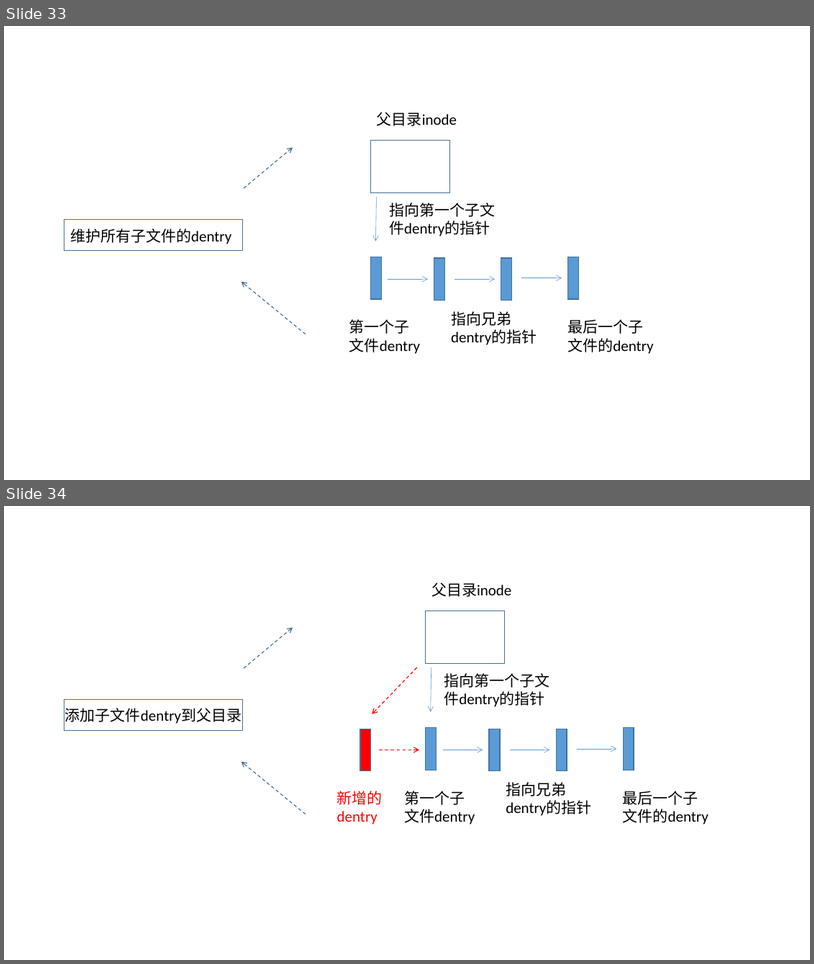
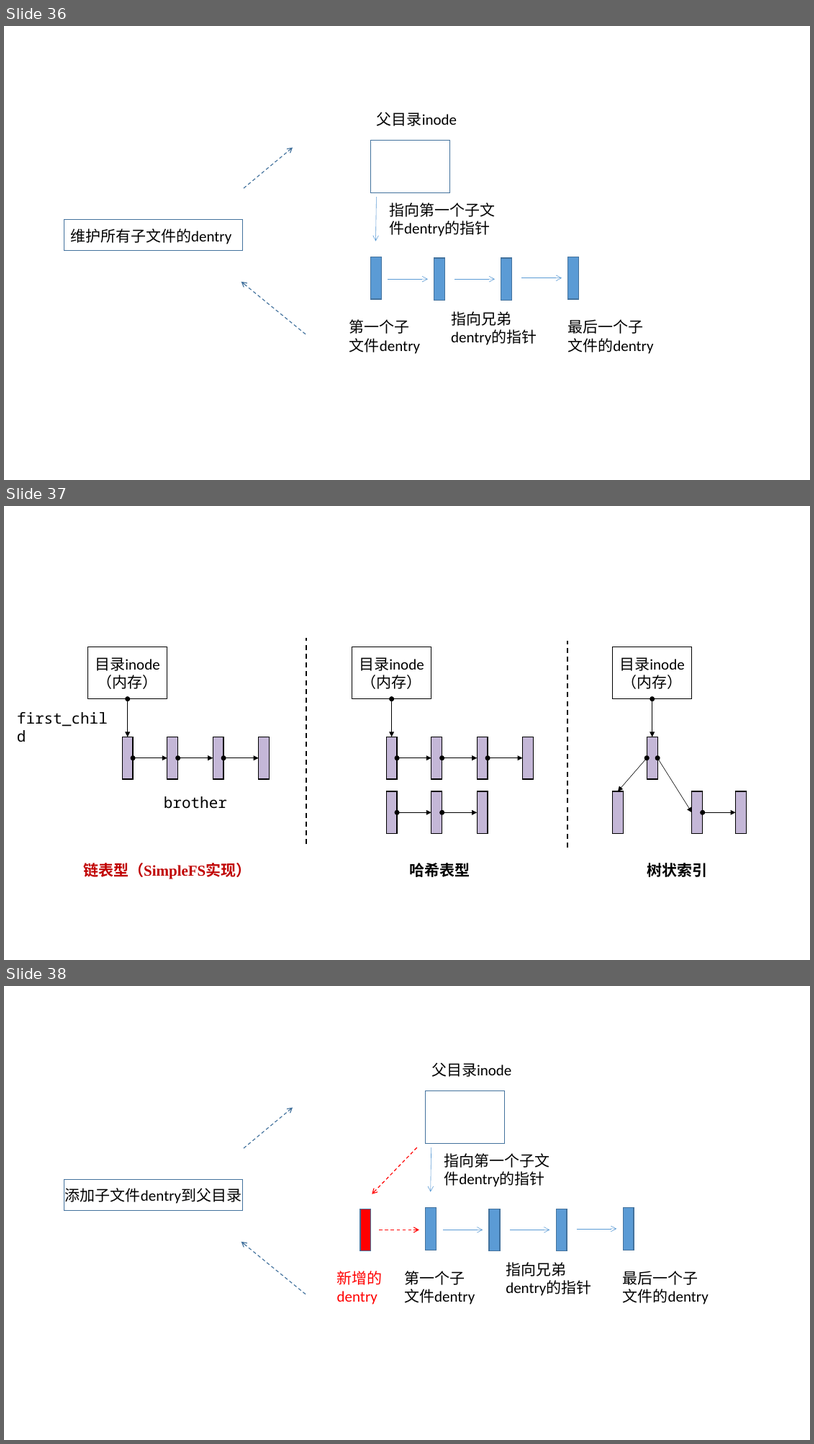
Before and after one commit to hitsz-cslab/os-labs, a slide deck: docs/lab5/绘图_new.pptx. Shown one above the other, each under a label of ours: slides 33 and 34 before the commit, slides 36, 37 and 38 after it. The pictures are 814x964 and 814x1444 pixels, drawn with LibreOffice and Linux fonts; fonts in the diff are those of the drawing. Boxes give left, top, right and bottom in pixels: in the first picture for what was removed or moved away, otherwise in the second. Text is boxed around its words. In the diff, an @@ line names an element or a change of style, - is before the commit and + after.

```diff
--- a/docs/lab5/绘图_new.pptx
+++ b/docs/lab5/绘图_new.pptx
@@ slide 37 added at (4, 506, 810, 960), background #FFFFFF @@
@@ group added at (17, 638, 747, 879): 18 rectangles, 14 double arrows, 5 texts, 2 lines @@
+目录inode
+（内存）
+first_child
+brother
+目录inode
+（内存）
+目录inode
+（内存）
+链表型（SimpleFS实现）
+哈希表型
+树状索引
@@ what was slide 33 is now slide 36 @@
@@ what was slide 34 is now slide 38 @@
```
Also in this commit, not shown: 4 slides changed, 5 other slides added, 1 slide removed, 11 other files.
